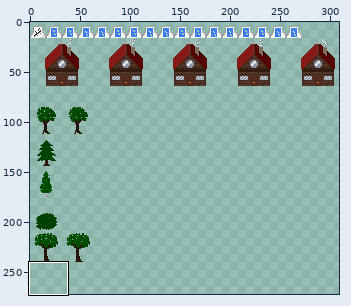
File history of a sprite sheet, Assets/Textures/Environment/Overworld Objects.png. The picture above shows the old version from afar; the outline marks the close-up.
Close-up. The starting point:
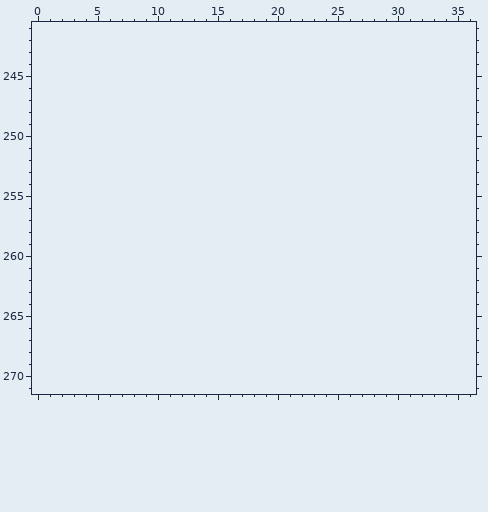
The file is 320x240 pixels. Colours within 5 levels of each other are drawn and written as one. Shown: x 0..36, y 241..271. The old version is drawn lined up with the new one, on the new canvas. The wide view leaves out empty margins.
The same view after the edit:
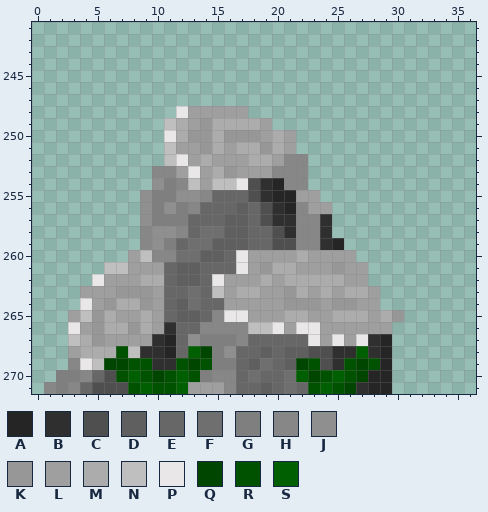
Palette (. is transparent): A #252525  B #2f2f2f  C #4f4f4f  D #5f5f5f  E #676767  F #6f6f6f  G #7f7f7f  H #878787  J #8f8f8f  K #979797  L #9f9f9f  M #acacac  N #bfbfbf  P #e9e7e7  Q #004500  R #005200  S #005f00
The edit:
canvas 320x240 -> 320x272
y 248: x 12..17 ...... -> PLLLLL
y 249: x 11..19 ......... -> NMLKMMMML
y 250: x 11..21 ........... -> PMKKMKKKLML
y 251: x 11..21 ........... -> NLLKMLMMKML
y 252: x 11..22 ............ -> NPLMLLLMMLHH
y 253: x 10..22 ............. -> HHLPLMKLLLHHH
y 254: x 10..22 ............. -> JGHNLNNPCBAHH
y 255: x 9..23 ............... -> JGGJJHEEECBAALL
y 256: x 9..24 ................ -> JGJGHEEEDECBAHLL
y 257: x 9..24 ................ -> JGGGEEEDDECBBHHB
y 258: x 9..24 ................ -> HJJHEFFDDEECBHHB
y 259: x 9..25 ................. -> HJGEFFDDDEECCHHBA
y 260: x 8..26 ................... -> LNHHFFDDEPLLLLMLLLL
y 261: x 6..27 ...................... -> NNLLLEDDEEEPLKMMLLLKLL
y 262: x 5..27 ....................... -> PLLLMMEDDEPLLLMLMMMMMLL
y 263: x 4..28 ......................... -> LLLKKKLEEFENLMMLLKMLMLMML
y 264: x 4..28 ......................... -> PLKMMKLEDFEELLLLLKKKLKKLL
y 265: x 3..30 ............................ -> LNKMLLMLEDDEHPPLLLMMLLMMMLMK
y 266: x 3..29 ........................... -> PLKMMKMLBEEHHHHNNPLPPLLLLLL
y 267: x 3..29 ........................... -> NMKLLLLBAEJGGGHEEEEEPLPLPBA
y 268: x 3..29 ........................... -> LMMMRNBBAESQGJEEDEDDCCBBSBA
y 269: x 3..29 ........................... -> HPNQQRRBBRQRGGEDFEDQRCBRQRA
y 270: x 2..29 ............................ -> GGHECRSRQRSRGHHEFEEFSQRSRQAA
y 271: x 1..29 ............................. -> HGHECCCRSRRSLLLHEEDEFERSRQBAA
Where, in picture pixels (left, top, right, bottom), the same in both close-ups:
added: (44, 106, 404, 394)
